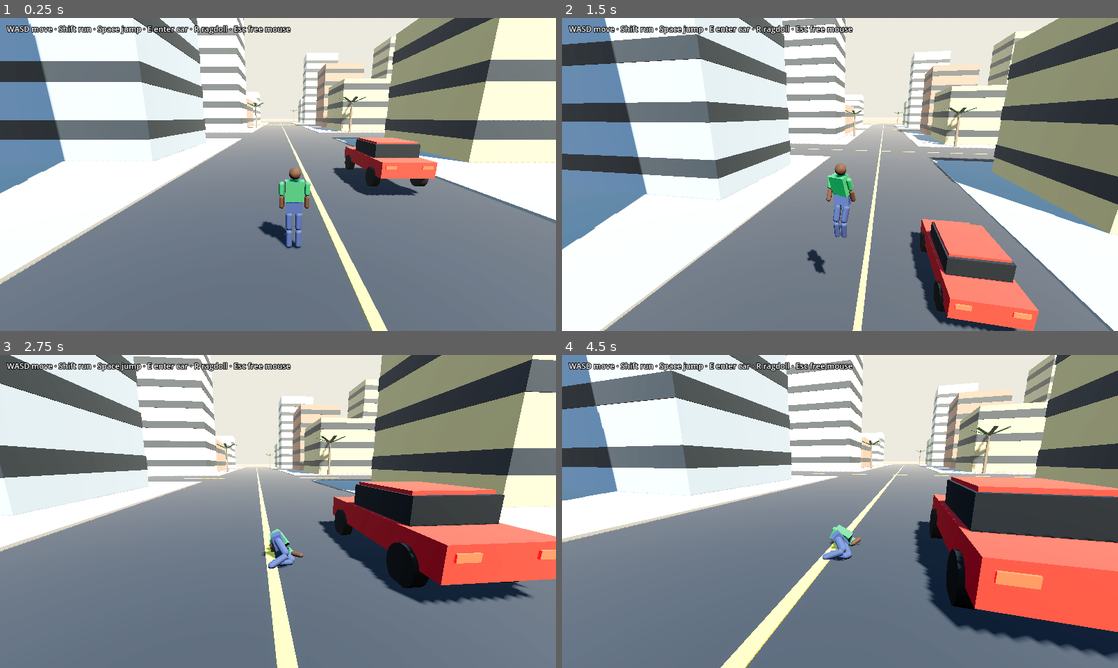
Above: before the commit, frames 1-4 (two rows, left to right).
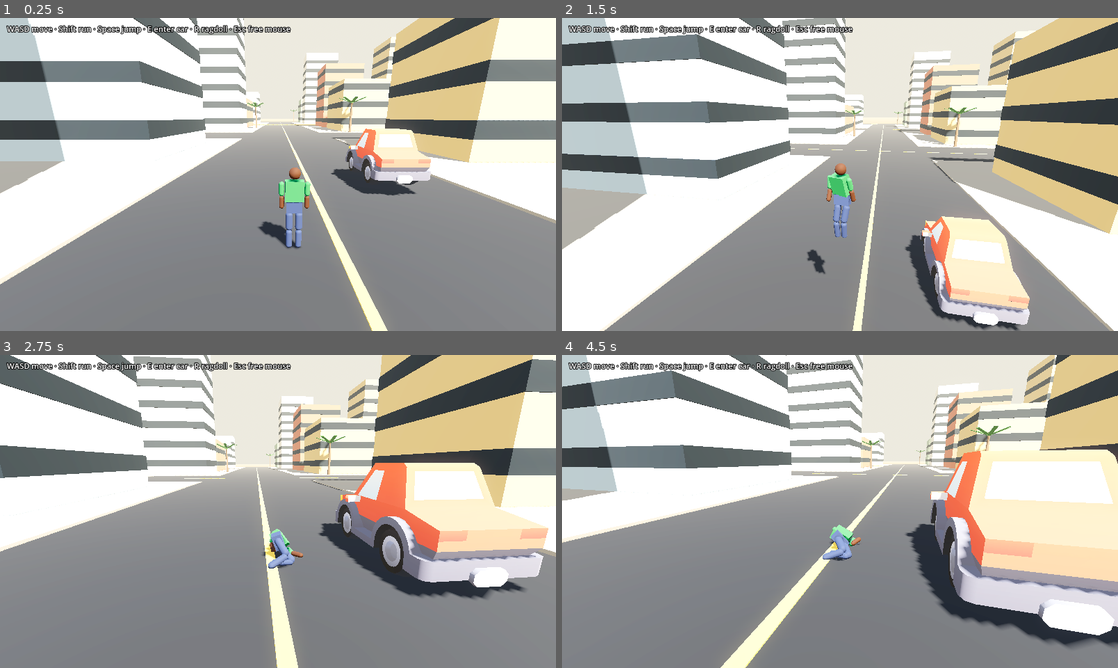
Above: after the commit, the same moments.

Repository: Manlikenonso1k/Gta-ajah
Game: Godot game, scene res://scenes/main.tscn
The game is run twice, just before and just after one commit, with the same random seed, the same clock (stepped at 60 frames per second) and the same inputs.
Inputs (mouse positions are in pixels of both pictures, inside the frame that each line leads up to):
- Up to frame 1 (0.25 s): no input
- Up to frame 2 (1.5 s): move the mouse to (867, 174) at 0.52 s; hold W (move_forward) from 0.53 s (still down); tap E (interact) at 0.6 s; tap Space (jump) at 0.77 s; tap R (ragdoll) at 0.8, 1.35 s; move the mouse to (812, 174) at 1.27 s
- Up to frame 3 (2.75 s): keep holding W (move_forward); tap Space (jump) at 1.52 s; tap E (interact) at 1.55, 2.1 s; move the mouse to (289, 505) at 2.02 s; tap R (ragdoll) at 2.3 s
- Up to frame 4 (4.5 s): keep holding W (move_forward); move the mouse to (834, 517) at 2.77 s; tap R (ragdoll) at 2.85, 3.8 s; tap Space (jump) at 3.02, 3.77 s; tap E (interact) at 3.05 s; move the mouse to (878, 514) at 3.52 s; hold Shift (sprint) 3.53-4.28 s; move the mouse to (795, 508) at 4.27 s; tap F at 4.35 s

The runs differ from the first frame. In frame 1, 15% of the frame differs, in the area x 0-100%, y 0-100%; in frame 2, 24%; in frame 3, 31%; in frame 4, 38%.

Commit message:
Replace box cars with Kenney Car Kit models
car.gd now builds each car from a .glb: the collision box, wheel
positions and wheel radius come from the model, and the wheel meshes
move into the VehicleWheel3D nodes so they spin and steer. Eleven CC0
vehicles are included and main.gd cycles through them.

Ambient light is now mostly warm daylight. The Intel Iris OpenGL driver
on macOS drops Godot's lights, which left the city lit only by blue sky.

Co-Authored-By: Claude Opus 5.5 <noreply@anthropic.com>

Diff:
--- a/scripts/car.gd
+++ b/scripts/car.gd
@@ -1,8 +1,6 @@
 extends VehicleBody3D
 ## Drivable car. Forward is +Z (VehicleBody3D convention).
 ## Knocks characters into ragdolls when it hits them at speed.
-
-const Ragdoll = preload("res://scripts/ragdoll.gd")
 
 const ENGINE := 2500.0
 const BRAKE := 25.0
@@ -10,9 +8,28 @@
 const MAX_STEER := 0.55
 const TOP_SPEED := 45.0
 const HIT_SPEED := 4.0
+const REST_LENGTH := 0.2
 
-var paint := Color(0.8, 0.1, 0.1)
+## Kenney Car Kit models (CC0): body plus four wheels named wheel-front-left
+## etc., facing +Z, about 2/3 real size.
+const MODELS := {
+	"sedan": preload("res://assets/models/cars/kenney/sedan.glb"),
+	"sedan_sports": preload("res://assets/models/cars/kenney/sedan-sports.glb"),
+	"hatchback": preload("res://assets/models/cars/kenney/hatchback-sports.glb"),
+	"suv": preload("res://assets/models/cars/kenney/suv.glb"),
+	"suv_luxury": preload("res://assets/models/cars/kenney/suv-luxury.glb"),
+	"taxi": preload("res://assets/models/cars/kenney/taxi.glb"),
+	"police": preload("res://assets/models/cars/kenney/police.glb"),
+	"van": preload("res://assets/models/cars/kenney/van.glb"),
+	"delivery": preload("res://assets/models/cars/kenney/delivery.glb"),
+	"truck": preload("res://assets/models/cars/kenney/truck.glb"),
+	"ambulance": preload("res://assets/models/cars/kenney/ambulance.glb"),
+}
+const MODEL_SCALE := 1.5
+
+var model := "sedan"
 var driver: Node = null
+var _half_width := 0.9
 
 
 func _ready() -> void:
@@ -23,27 +40,34 @@
 	center_of_mass_mode = RigidBody3D.CENTER_OF_MASS_MODE_CUSTOM
 	center_of_mass = Vector3(0, 0.25, 0)
 
+	var visual: Node3D = MODELS[model].instantiate()
+	visual.scale = Vector3.ONE * MODEL_SCALE
+	add_child(visual)
+
+	# Collision box follows the body, raised a little so it doesn't scrape the road
+	var body: MeshInstance3D = visual.get_node("body")
+	var aabb := body.get_aabb()
+	aabb.position = (aabb.position + body.position) * MODEL_SCALE
+	aabb.size *= MODEL_SCALE
+	_half_width = aabb.size.x / 2
+	var clearance := 0.15
 	var shape := CollisionShape3D.new()
 	var box := BoxShape3D.new()
-	box.size = Vector3(1.8, 0.7, 4.2)
+	box.size = aabb.size - Vector3(0, clearance, 0)
 	shape.shape = box
-	shape.position.y = 0.75
+	shape.position = aabb.get_center() + Vector3(0, clearance / 2, 0)
 	add_child(shape)
 
-	_part(Vector3(1.8, 0.55, 4.2), Vector3(0, 0.7, 0), paint)
-	_part(Vector3(1.6, 0.5, 2.1), Vector3(0, 1.22, -0.2), Color(0.08, 0.1, 0.12))
-	_part(Vector3(1.5, 0.08, 1.9), Vector3(0, 1.5, -0.2), paint)
-	for x in [-0.6, 0.6]:
-		_part(Vector3(0.35, 0.15, 0.05), Vector3(x, 0.8, 2.11), Color(1, 0.95, 0.8), true)
-		_part(Vector3(0.35, 0.12, 0.05), Vector3(x, 0.8, -2.11), Color(0.8, 0.05, 0.05), true)
-
-	for w in [[-0.85, 1.35, true], [0.85, 1.35, true], [-0.85, -1.35, false], [0.85, -1.35, false]]:
+	# Each wheel mesh moves into a VehicleWheel3D so it spins and steers
+	for wheel_mesh: MeshInstance3D in visual.find_children("wheel-*", "MeshInstance3D"):
+		var front := wheel_mesh.name.begins_with("wheel-front")
 		var wheel := VehicleWheel3D.new()
-		wheel.position = Vector3(w[0], 0.5, w[1])
-		wheel.use_as_steering = w[2]
-		wheel.use_as_traction = not w[2]
-		wheel.wheel_radius = 0.36
-		wheel.wheel_rest_length = 0.2
+		# Suspension settles about halfway under the car's weight
+		wheel.position = wheel_mesh.position * MODEL_SCALE + Vector3(0, REST_LENGTH / 2, 0)
+		wheel.use_as_steering = front
+		wheel.use_as_traction = not front
+		wheel.wheel_radius = wheel_mesh.get_aabb().size.y / 2 * MODEL_SCALE
+		wheel.wheel_rest_length = REST_LENGTH
 		wheel.suspension_travel = 0.2
 		wheel.suspension_stiffness = 40.0
 		wheel.suspension_max_force = 12000.0
@@ -51,45 +75,21 @@
 		wheel.damping_relaxation = 2.0
 		wheel.wheel_friction_slip = 3.0
 		wheel.wheel_roll_influence = 0.1
-		var tyre := MeshInstance3D.new()
-		var cylinder := CylinderMesh.new()
-		cylinder.top_radius = 0.36
-		cylinder.bottom_radius = 0.36
-		cylinder.height = 0.25
-		tyre.mesh = cylinder
-		tyre.material_override = Ragdoll.material(Color(0.06, 0.06, 0.06))
-		tyre.rotation.z = PI / 2
-		wheel.add_child(tyre)
 		add_child(wheel)
+		wheel_mesh.reparent(wheel, false)
+		wheel_mesh.transform = Transform3D(Basis.IDENTITY.scaled(Vector3.ONE * MODEL_SCALE), Vector3.ZERO)
 
 	var bumper := Area3D.new()
 	bumper.collision_layer = 0
 	bumper.collision_mask = 4
 	var bumper_shape := CollisionShape3D.new()
 	var bumper_box := BoxShape3D.new()
-	bumper_box.size = Vector3(2.2, 1.6, 4.8)
+	bumper_box.size = aabb.size + Vector3(0.4, 0.4, 0.6)
 	bumper_shape.shape = bumper_box
-	bumper_shape.position.y = 0.8
+	bumper_shape.position = aabb.get_center()
 	bumper.add_child(bumper_shape)
 	bumper.body_entered.connect(_on_bumper_body_entered)
 	add_child(bumper)
-
-
-func _part(size: Vector3, pos: Vector3, color: Color, glow := false) -> void:
-	var mesh := MeshInstance3D.new()
-	var box := BoxMesh.new()
-	box.size = size
-	mesh.mesh = box
-	if glow:
-		var mat := StandardMaterial3D.new()
-		mat.albedo_color = color
-		mat.emission_enabled = true
-		mat.emission = color
-		mesh.material_override = mat
-	else:
-		mesh.material_override = Ragdoll.material(color)
-	mesh.position = pos
-	add_child(mesh)
 
 
 func start_driving(new_driver: Node) -> void:
@@ -125,7 +125,7 @@
 
 	if Input.is_action_just_pressed("interact"):
 		# Driver gets out on the left (+X when facing +Z)
-		var exit_pos := global_position + global_basis.x * 1.8 + Vector3.UP * 0.3
+		var exit_pos := global_position + global_basis.x * (_half_width + 0.8) + Vector3.UP * 0.3
 		var leaving := driver
 		driver = null
 		leaving.exit_car(exit_pos)
--- a/scripts/main.gd
+++ b/scripts/main.gd
@@ -9,8 +9,9 @@
 const Pedestrian = preload("res://scripts/pedestrian.gd")
 
 const PEDESTRIANS := 30
-const CAR_COLORS := [Color(0.8, 0.1, 0.1), Color(0.95, 0.95, 0.95), Color(0.1, 0.1, 0.12),
-	Color(0.85, 0.65, 0.1), Color(0.15, 0.3, 0.65), Color(0.5, 0.52, 0.55)]
+## Models from car.gd MODELS, cycled through the spawn points
+const CAR_MODELS := ["sedan", "taxi", "suv_luxury", "hatchback", "van", "police",
+	"sedan_sports", "suv", "delivery", "ambulance", "truck"]
 
 var _player: CharacterBody3D
 var _hud: Label
@@ -27,9 +28,9 @@
 	var rig := CameraRig.new()
 	add_child(rig)
 
-	_spawn_car(Transform3D(Basis(Vector3.UP, PI), Vector3(City.road_line(3) + 3, 0.6, 0)), CAR_COLORS[0])
+	_spawn_car(Transform3D(Basis(Vector3.UP, PI), Vector3(City.road_line(3) + 3, 0.6, 0)), CAR_MODELS[0])
 	for i in spawns["parking"].size():
-		_spawn_car(spawns["parking"][i], CAR_COLORS[(i + 1) % CAR_COLORS.size()])
+		_spawn_car(spawns["parking"][i], CAR_MODELS[(i + 1) % CAR_MODELS.size()])
 
 	var points: Array = spawns["sidewalk"]
 	for i in mini(PEDESTRIANS, points.size()):
@@ -53,9 +54,9 @@
 	_hud.text = text
 
 
-func _spawn_car(xform: Transform3D, color: Color) -> void:
+func _spawn_car(xform: Transform3D, model: String) -> void:
 	var car := Car.new()
-	car.paint = color
+	car.model = model
 	car.transform = xform
 	add_child(car)
 
@@ -92,6 +93,10 @@
 	env.background_mode = Environment.BG_SKY
 	env.sky = sky
 	env.ambient_light_source = Environment.AMBIENT_SOURCE_SKY
+	# Mostly warm daylight rather than blue sky, so colours stay true. Older
+	# Intel Macs (OpenGL) often drop the sun entirely, leaving only ambient.
+	env.ambient_light_color = Color(1.0, 0.95, 0.85)
+	env.ambient_light_sky_contribution = 0.35
 	env.tonemap_mode = Environment.TONE_MAPPER_ACES
 	env.glow_enabled = true
 	# Humid Niger Delta haze
Not shown, added: assets/models/cars/kenney/LICENSE.txt
Binary file added: assets/models/cars/kenney/Textures/colormap.png
Not shown, added: assets/models/cars/kenney/Textures/colormap.png.import
Binary file added: assets/models/cars/kenney/ambulance.glb
Not shown, added: assets/models/cars/kenney/ambulance.glb.import
Binary file added: assets/models/cars/kenney/delivery.glb
Not shown, added: assets/models/cars/kenney/delivery.glb.import
Binary file added: assets/models/cars/kenney/hatchback-sports.glb
Not shown, added: assets/models/cars/kenney/hatchback-sports.glb.import
Binary file added: assets/models/cars/kenney/police.glb
Not shown, added: assets/models/cars/kenney/police.glb.import
Binary file added: assets/models/cars/kenney/sedan-sports.glb
(and 14 more such lines)
